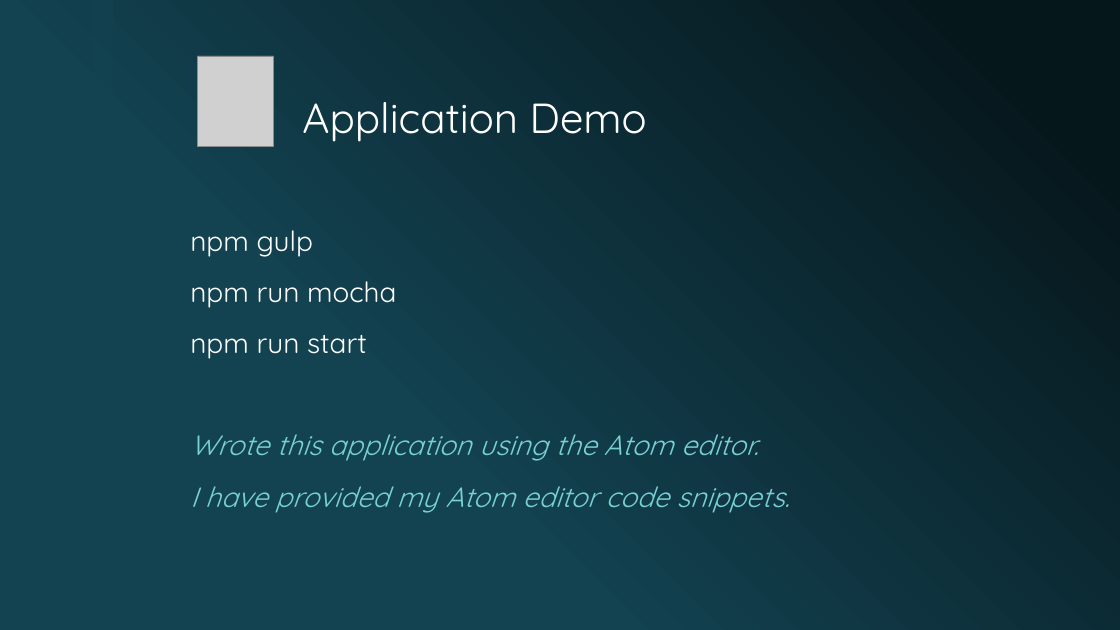
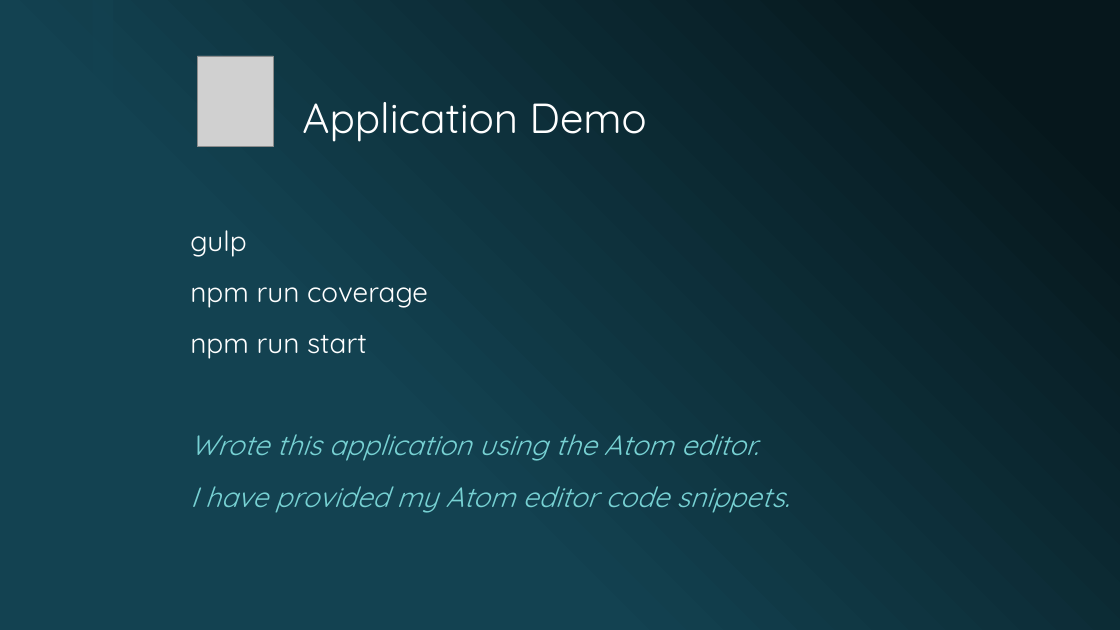
Before and after one commit to lukekedz/ReviewPresentation, a slide deck: slide 3 of Deck/Testable ES2015 AngularJS 1.5.x Component-based Applications.pptx. Drawn at 1120x630 pixels with LibreOffice and Linux fonts; fonts in the diff are those of the drawing; grey boxes stand for pictures; background and template pictures are left out. Boxes give left, top, right and bottom in pixels: in the first picture for what was removed or moved away, otherwise in the second. Text is boxed around its words. In the diff, an @@ line names an element or a change of style, - is before the commit and + after.

```diff
--- a/Deck/Testable ES2015 AngularJS 1.5.x Component-based Applications.pptx
+++ b/Deck/Testable ES2015 AngularJS 1.5.x Component-based Applications.pptx
@@ text at (190,230,428,308): text changed @@
-npm gulp
-npm run mocha
+gulp
+npm run coverage
```
Also in this commit, not shown: 1 other slide changed, 3 other files.
